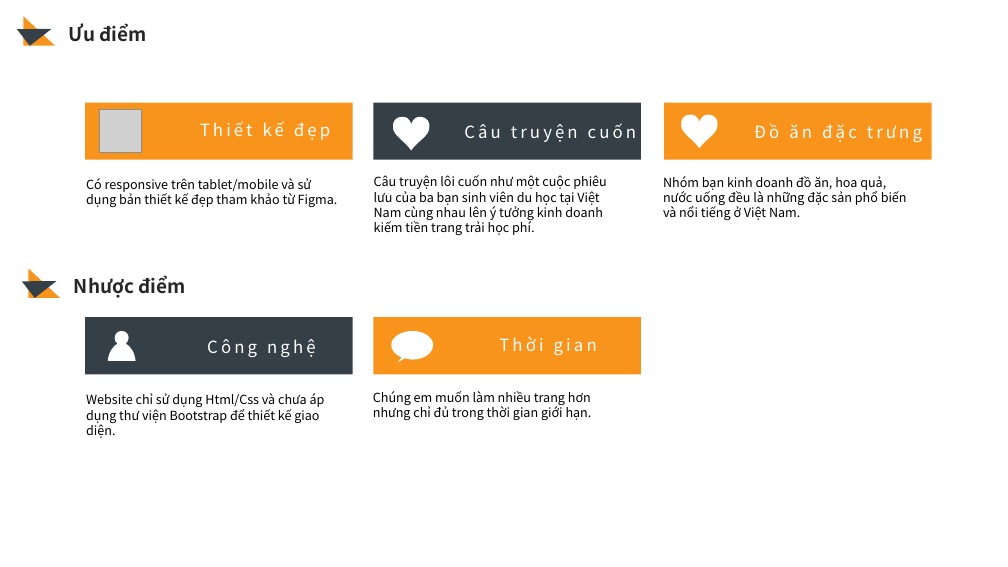
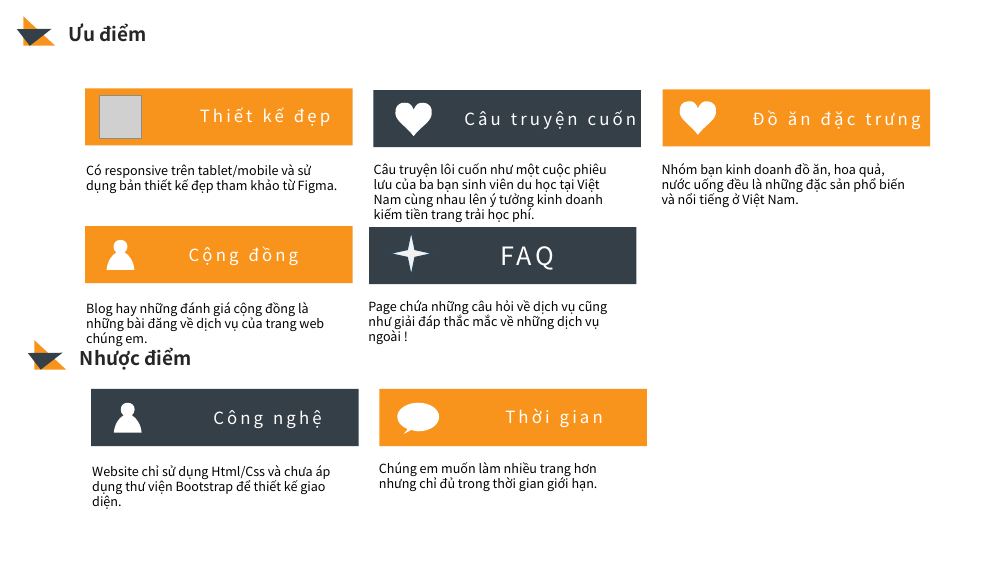
Before and after one commit to phucbinh1609/FoodEats, a slide deck: slide 7 of Slide_Code4Fun_TruongPhucBinh_FoodEats.pptx (slide 6 before the commit). Drawn at 1008x567 pixels with LibreOffice and Linux fonts; fonts in the diff are those of the drawing; grey boxes stand for pictures. Boxes give left, top, right and bottom in pixels: in the first picture for what was removed or moved away, otherwise in the second. Text is boxed around its words. In the diff, an @@ line names an element or a change of style, - is before the commit and + after.

```diff
--- a/Slide_Code4Fun_TruongPhucBinh_FoodEats.pptx
+++ b/Slide_Code4Fun_TruongPhucBinh_FoodEats.pptx
@@ 6 texts, 3 rectangles, 1 picture, 1 freeform shape: place and size @@
-6 texts, 3 rectangles, 1 picture, 1 freeform shape at [85, 103, 932, 235]
+6 texts, 3 rectangles, 1 picture, 1 freeform shape at [85, 88, 930, 222]
@@ freeform shape: place and size @@
-freeform shape at [392, 116, 430, 150]
+freeform shape at [395, 102, 433, 136]
@@ rectangle added at [85, 226, 353, 284], fill #F8941C @@
@@ rectangle added at [369, 227, 637, 284], fill #353F48 @@
@@ star added at [390, 231, 433, 275], fill #F2F2F2, outline #28445D 1 pt @@
@@ text added at [442, 237, 614, 274], 24 pt, text #FFFFFF @@
+FAQ
@@ freeform shape added at [107, 240, 135, 270], fill #FFFFFF @@
@@ text added at [189, 246, 299, 265], 16 pt, text #FFFFFF @@
+Cộng đồng
@@ text added at [86, 302, 324, 346], 12 pt, text #000000 @@
+Blog hay những đánh giá cộng đồng là những bài đăng về dịch vụ của trang web chúng em.
@@ text added at [368, 300, 607, 344], 12 pt, text #000000 @@
+Page chứa những câu hỏi về dịch vụ cũng như giải đáp thắc mắc về những dịch vụ ngoài !
@@ 5 texts, 2 rectangles, 2 freeform shapes, 2 right triangles: place and size @@
-5 texts, 2 rectangles, 2 freeform shapes, 2 right triangles at [22, 265, 641, 438]
+5 texts, 2 rectangles, 2 freeform shapes, 2 right triangles at [28, 336, 647, 509]
```
Also in this commit, not shown: 3 other slides changed, 1 slide added, 1 other file.
